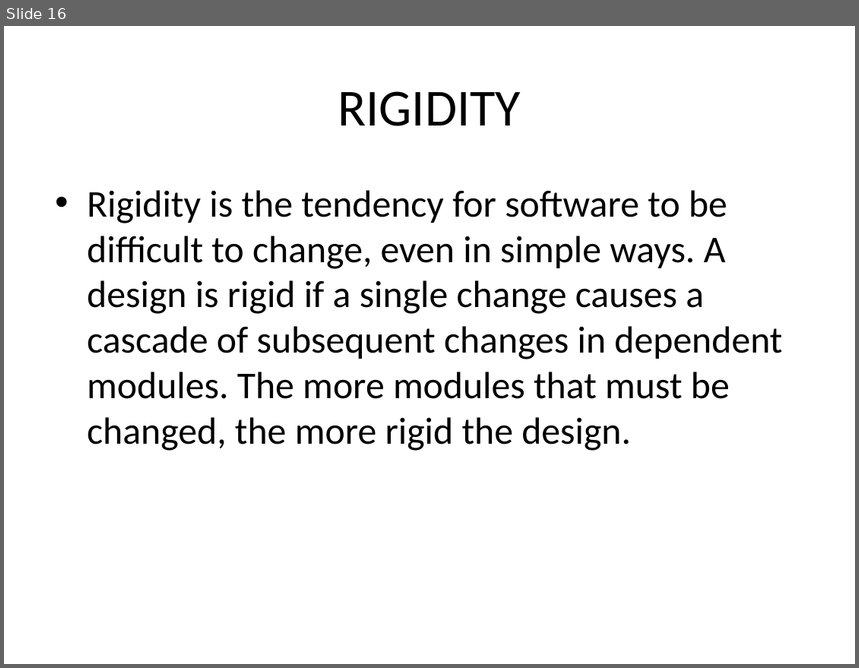
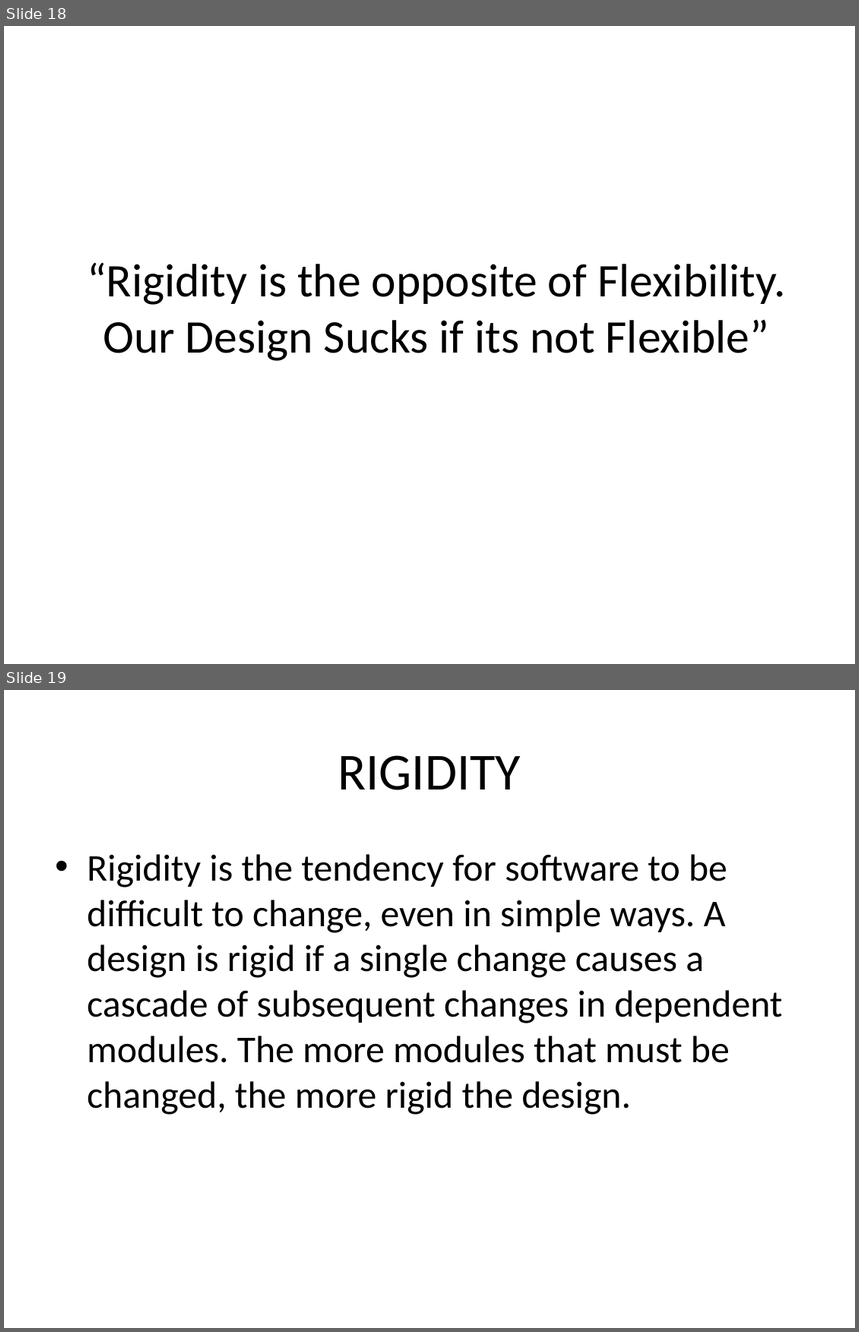
Before and after one commit to sameeri/solid, a slide deck: SOLID Principles of OOD v2.pptx. Shown one above the other, each under a label of ours: slide 16 before the commit, slides 18 and 19 after it. The pictures are 859x668 and 859x1332 pixels, drawn with LibreOffice and Linux fonts; fonts in the diff are those of the drawing. Boxes give left, top, right and bottom in pixels: in the first picture for what was removed or moved away, otherwise in the second. Text is boxed around its words. In the diff, an @@ line names an element or a change of style, - is before the commit and + after.

```diff
--- a/SOLID Principles of OOD v2.pptx
+++ b/SOLID Principles of OOD v2.pptx
@@ slide 18 added at (x1=4, y1=26, x2=855, y2=664), background #FFFFFF @@
@@ title added at (x1=87, y1=262, x2=785, y2=361), 39.6 pt, text #000000 @@
+“Rigidity is the opposite of Flexibility. Our Design Sucks if its not Flexible”
@@ what was slide 16 is now slide 19 @@
```
Also in this commit, not shown: 7 slides changed, 9 other slides added.
